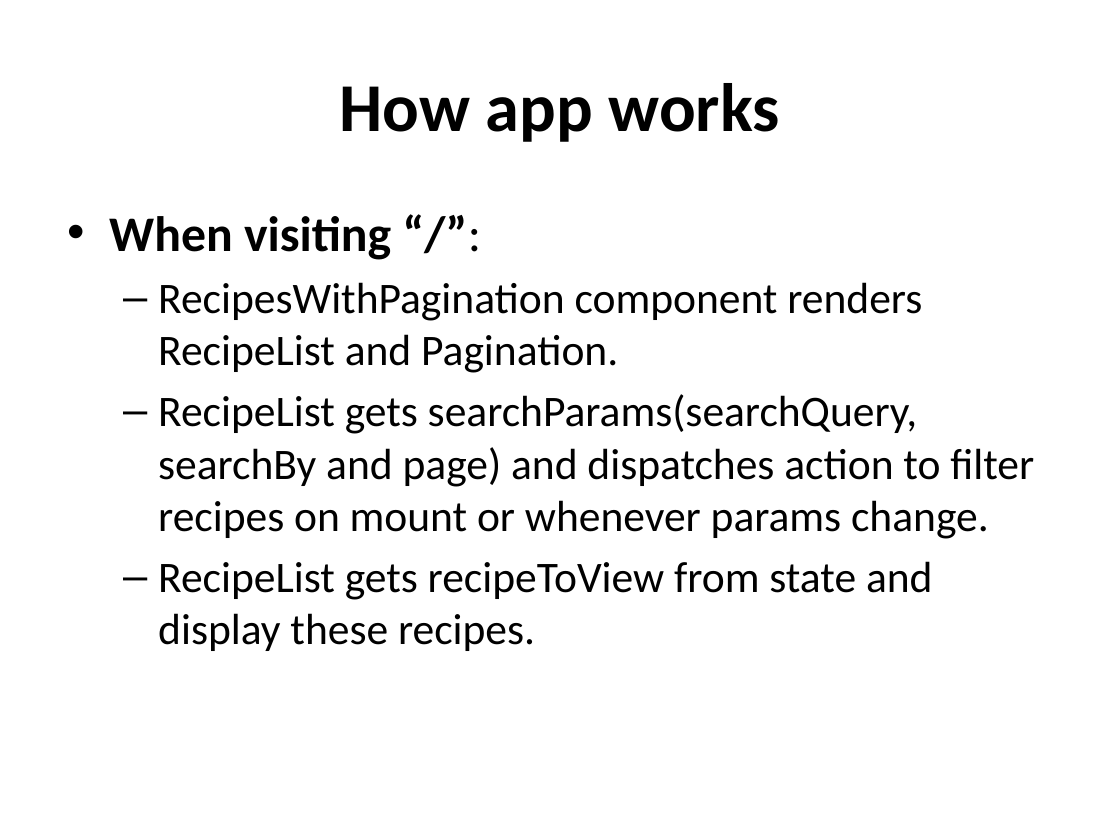
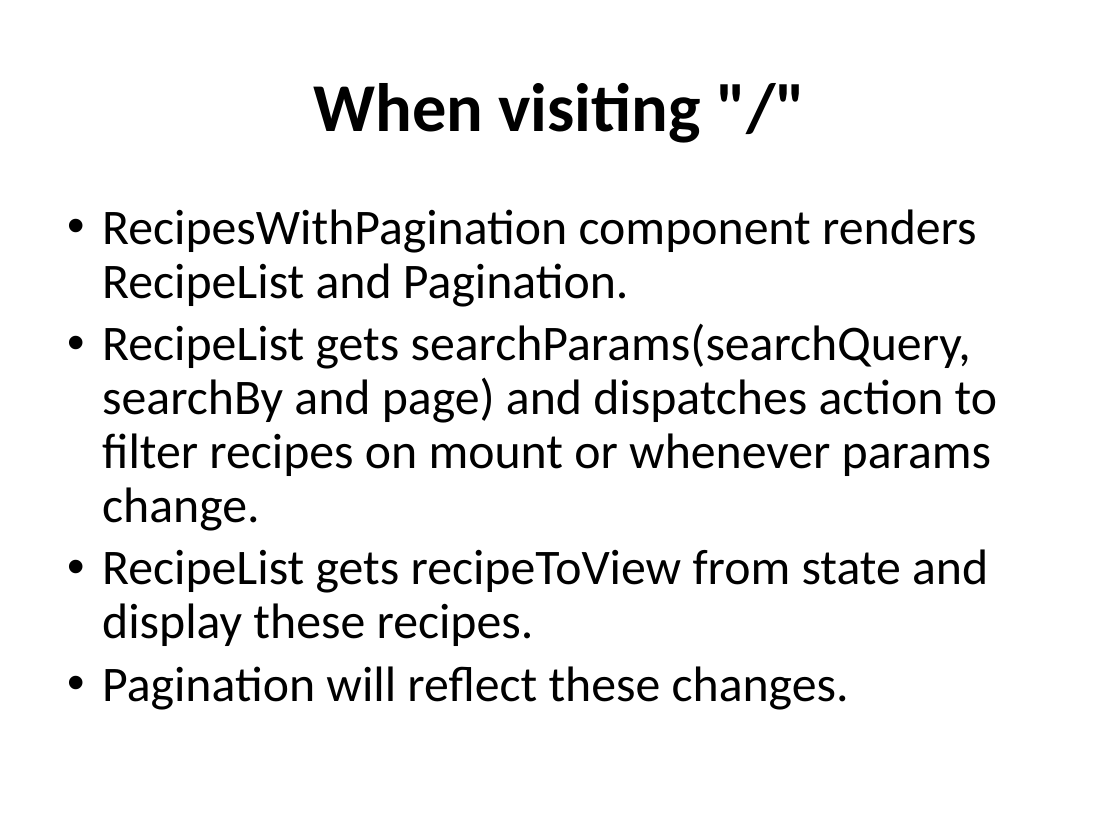
Before and after one commit to RamandeepChamba/recipe-book, a slide deck: slide 17 of readme.pptx (slide 11 before the commit). Drawn at 1120x840 pixels with LibreOffice and Linux fonts; fonts in the diff are those of the drawing. Boxes give left, top, right and bottom in pixels: in the first picture for what was removed or moved away, otherwise in the second. Text is boxed around its words. In the diff, an @@ line names an element or a change of style, - is before the commit and + after.

```diff
--- a/readme.pptx
+++ b/readme.pptx
@@ title at (313, 83, 701, 143): text changed @@
-How app works
+When visiting "/"
@@ text at (102, 209, 997, 646): size 28 to 32 pt in "RecipesWithPagination component renders RecipeList and Pagin ...", "RecipeList gets searchParams(searchQuery, searchBy and page) ...", "RecipeList gets recipeToView from state and display ..."; bullet – to •; list level 2 to 1 in "RecipesWithPagination component renders RecipeList and ..."; line spacing 1 to 0.9; list level 2 to 1 in "RecipeList gets searchParams(searchQuery, searchBy and ..."; list level 2 to 1 in "RecipeList gets recipeToView from state ..." @@
@@ text at (109, 216, 391, 260): paragraph removed @@
-• When visiting “/”:
@@ text at (102, 666, 849, 710): paragraph added @@
+• Pagination will reflect these changes.
```
Also in this commit, not shown: 2 other slides changed, 10 slides added.
